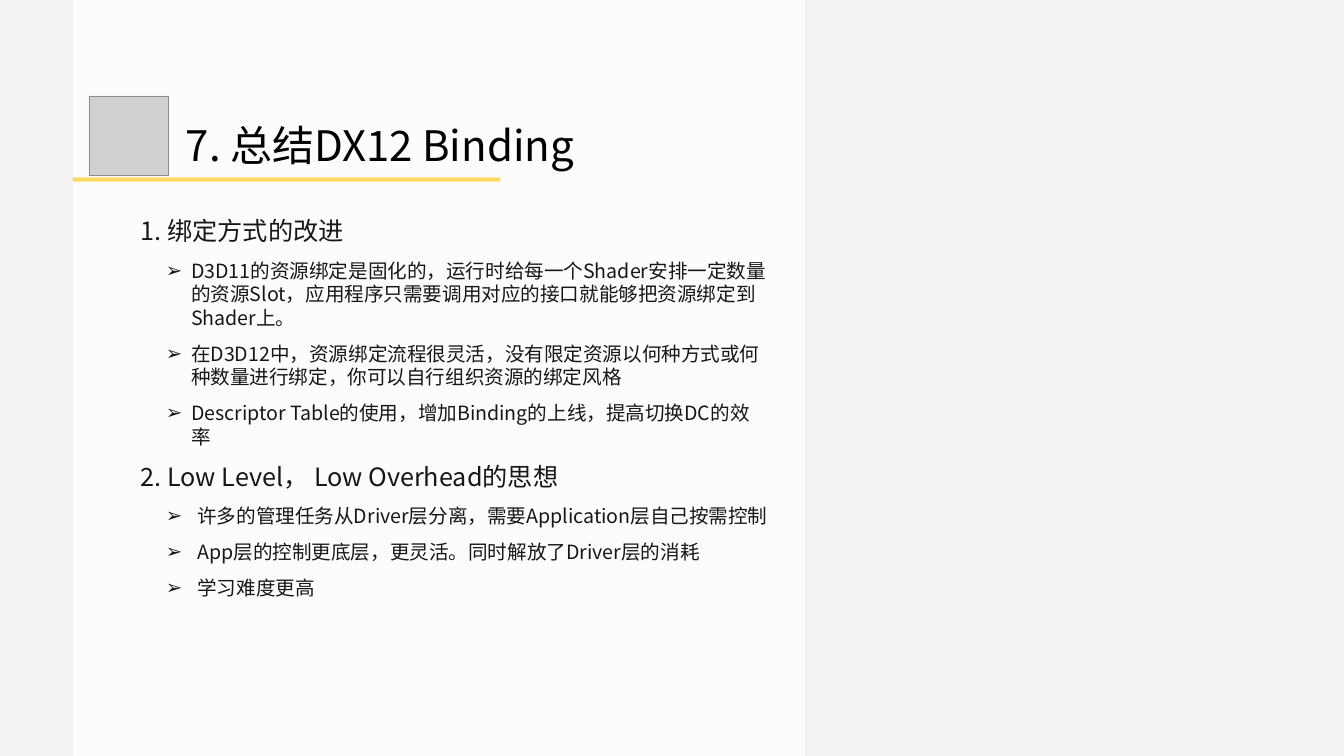
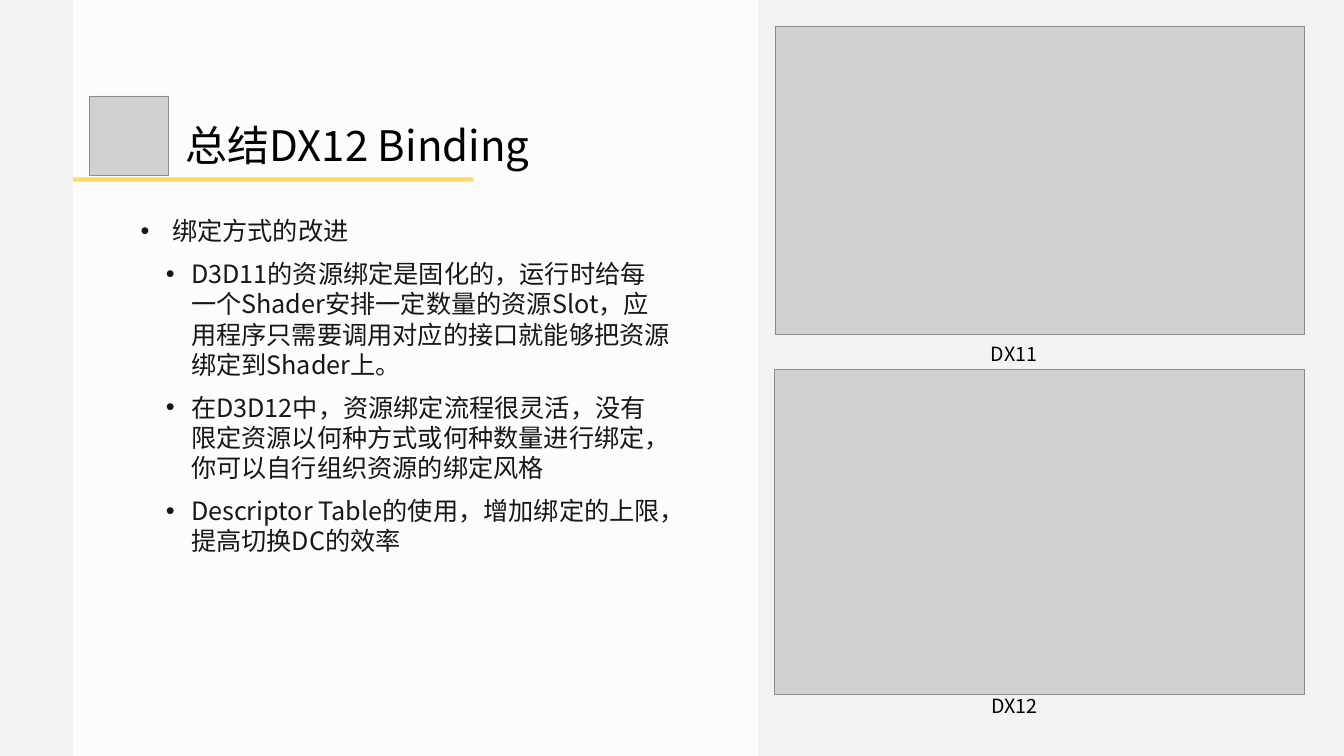
Before and after one commit to doomlover/KSGameEngineTutorials, a slide deck: slide 30 of PPTs/05.深入DX12绘制二.pptx (slide 33 before the commit). Drawn at 1344x756 pixels with LibreOffice and Linux fonts; fonts in the diff are those of the drawing; grey boxes stand for pictures. Boxes give left, top, right and bottom in pixels: in the first picture for what was removed or moved away, otherwise in the second. Text is boxed around its words. In the diff, an @@ line names an element or a change of style, - is before the commit and + after.

```diff
--- a/PPTs/05.深入DX12绘制二.pptx
+++ b/PPTs/05.深入DX12绘制二.pptx
@@ rectangle: place and size @@
-rectangle at [73, 0, 805, 756]
+rectangle at [73, 0, 758, 756]
@@ picture added at [775, 27, 1305, 335] @@
@@ text at [186, 125, 530, 171]: text changed @@
-  7. 总结DX12 Binding
+  总结DX12 Binding
@@ rectangle: place and size @@
-rectangle at [73, 177, 500, 181]
+rectangle at [73, 177, 474, 181]
@@ text at [172, 218, 348, 242]: text changed @@
-1. 绑定方式的改进
+• 绑定方式的改进
@@ text at [191, 261, 670, 479]: size 28 to 36 pt in "D3D11的资源绑定是固化的，运行时给每一个Shader安排一定数量的资源Slot，应用程序只需要调用对应的接口就能够把 ...", "在D3D12中，资源绑定流程很灵活，没有限定资源以何种方式或何种数量进行绑定，你可以自行组织资源的绑定风格"; bullet ➢ to • @@
@@ text added at [991, 346, 1037, 361], 28 pt, text #000000 @@
+DX11
@@ picture added at [775, 369, 1305, 694] @@
@@ text at [191, 498, 685, 552]: text changed; size 28 to 36 pt @@
-  ➢ Descriptor Table的使用，增加Binding的上线，提高切换DC的效率
-2. Low Level， Low Overhead的思想
-  ➢ 许多的管理任务从Driver层分离，需要Application层自己按需控制
-  ➢ App层的控制更底层，更灵活。同时解放了Driver层的消耗
-  ➢ 学习难度更高
+  • Descriptor Table的使用，增加绑定的上限，提高切换DC的效率
@@ text added at [991, 694, 1037, 713], 28 pt, text #000000 @@
+DX12
```
Also in this commit, not shown: 15 other slides changed, 11 slides added, 13 slides removed.
